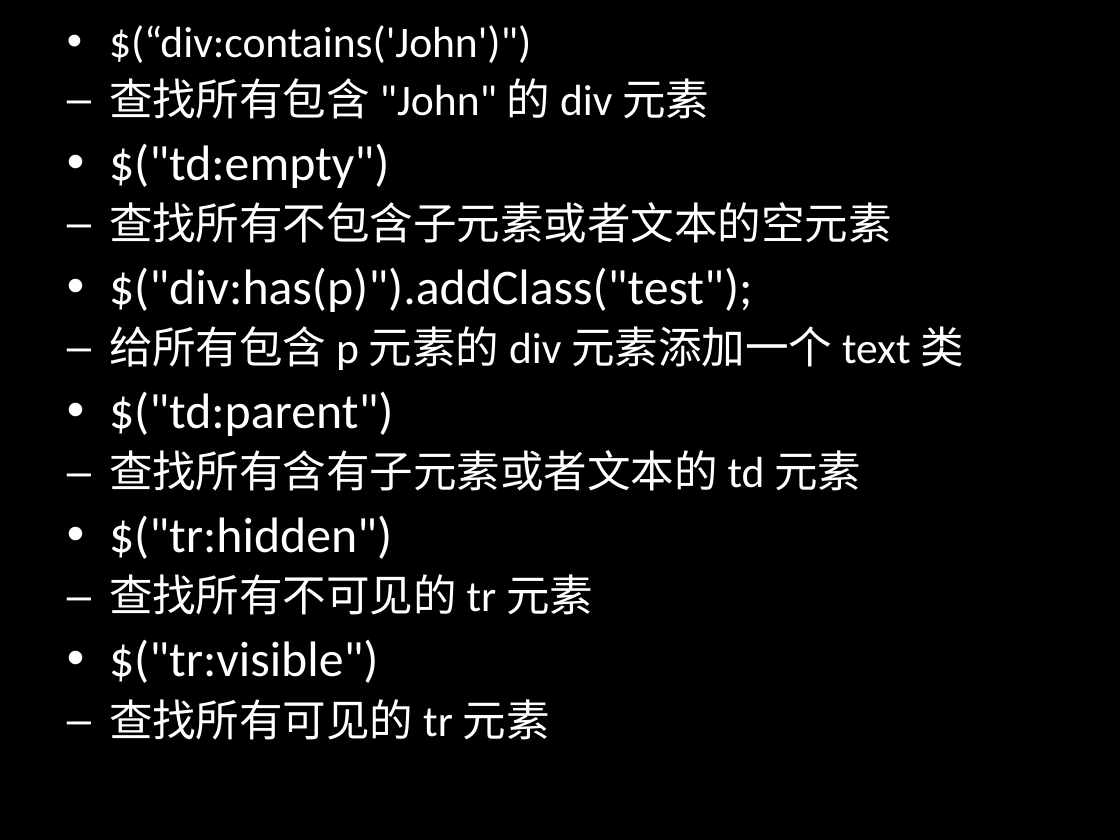
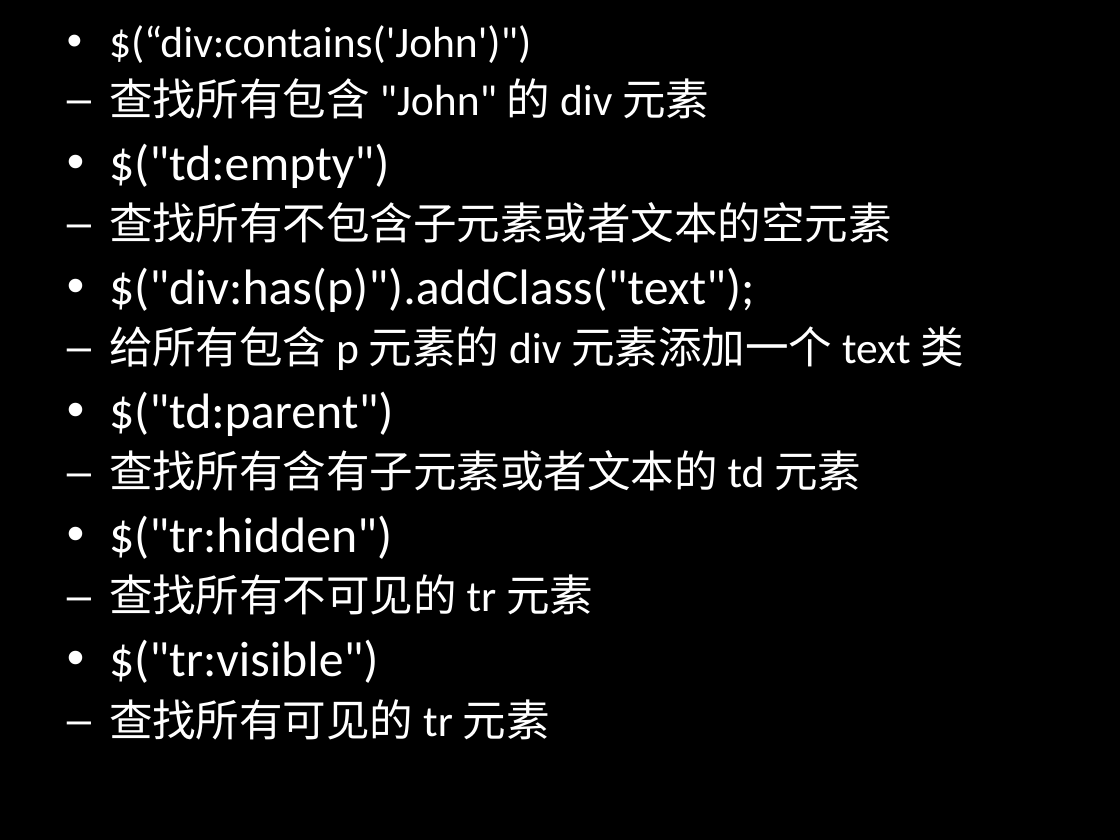
Before and after one commit to jianganglu/share-jquery-basic, a slide deck: slide 11 of jQuery基础应用.ppt. Drawn at 1120x840 pixels with LibreOffice and Linux fonts; fonts in the diff are those of the drawing. Boxes give left, top, right and bottom in pixels: in the first picture for what was removed or moved away, otherwise in the second. Text is boxed around its words. In the diff, an @@ line names an element or a change of style, - is before the commit and + after.

```diff
--- a/jQuery基础应用.ppt
+++ b/jQuery基础应用.ppt
@@ text at (x1=109, y1=268, x2=754, y2=312): text changed @@
-• $("div:has(p)").addClass("test");
+• $("div:has(p)").addClass("text");
```
Also in this commit, not shown: 3 slides added, 11 other files.
